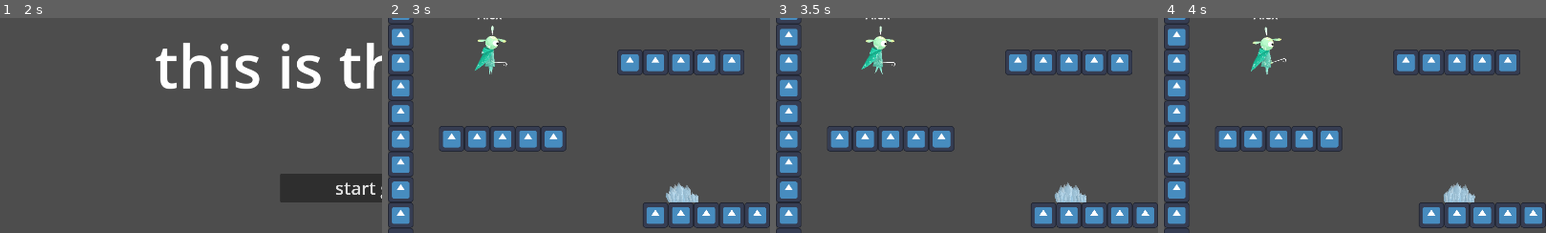
Above: before the commit, frames 1-4 (left to right).
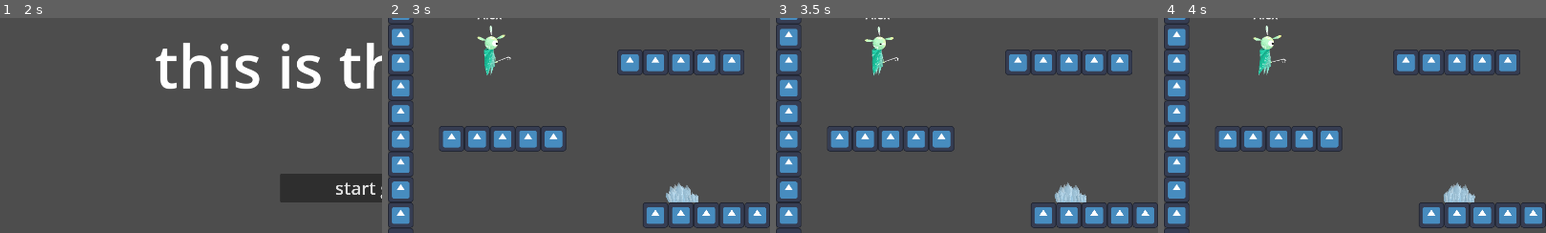
Above: after the commit, the same moments.

Repository: maticstric/cubegame
Game: Godot game, scene res://project/scenes/main_menu.tscn
The game is run twice, just before and just after one commit, with the same random seed, the same clock (stepped at 60 frames per second) and the same inputs. The engine's default icon, where the game draws it, is replaced by a stand-in: a white triangle on a blue panel in a dark square.
Inputs (mouse positions are % of the whole screen's width and height, from its top left):
- Up to frame 1 (2 s): click (50, 50) at 0.52 s; type "Alex" at 0.6 s; click "host" at 1.25 s
- Up to frame 2 (3 s): click "start game" at 2 s; hold D (right) from 2.78 s (still down); hold Space (jump) from 2.78 s (still down)
- Up to frame 3 (3.5 s): keep holding D (right); keep holding Space (jump)
- Up to frame 4 (4 s): keep holding D (right); release Space (jump) at 3.53 s; tap Space (jump) at 3.6, 3.77 s
The pictures show only the part of the screen within x 0-50%, y 10-60%; the shares and areas given below are measured in that part.

Frame 1 is identical in both runs. In frame 2, 0.6% of the frame differs, in the area x 22-33%, y 3-27%; in frame 3, 0.5%; in frame 4, 0.6%, in the area x 22-32%, y 3-27%.
Error before the commit: Invalid operands 'float' and 'Vector2' in operator '+'. (res://project/scripts/player.gd:22)
Error after the commit: Invalid operands 'float' and 'Vector2' in operator '+'. (res://project/scripts/player.gd:23)

Commit message:
Making landing and leaping work but breaking everything in the process

Diff:
--- a/project/scenes/objects/starherder.tscn
+++ b/project/scenes/objects/starherder.tscn
@@ -4849,7 +4849,7 @@
 position = Vector2(130.207, -14.701)
 rotation = -0.417058
 scale = Vector2(0.999983, 0.999984)
-skew = -1.33514e-05
+skew = -1.38283e-05
 rest = Transform2D(0.887006, -0.461758, 0.461758, 0.887006, 130.207, -14.701)
 auto_calculate_length_and_angle = false
 length = 55.347
@@ -4865,7 +4865,7 @@
 position = Vector2(154.105, -16.481)
 rotation = -0.479976
 scale = Vector2(0.99986, 0.99986)
-skew = -1.23978e-05
+skew = -1.27554e-05
 rest = Transform2D(0.887006, -0.461758, 0.461758, 0.887006, 154.105, -16.481)
 auto_calculate_length_and_angle = false
 length = 55.347
@@ -4889,7 +4889,7 @@
 position = Vector2(108.618, -7.94479)
 rotation = -0.377644
 scale = Vector2(0.999989, 0.999989)
-skew = -1.43051e-05
+skew = -1.45435e-05
 rest = Transform2D(0.846119, -0.532995, 0.532995, 0.846119, 108.618, -7.94479)
 auto_calculate_length_and_angle = false
 length = 68.462
--- a/project/scripts/player.gd
+++ b/project/scripts/player.gd
@@ -12,11 +12,12 @@
 
 var authority
 
+signal jumped
 
 func _physics_process(delta):
 
 	if authority:
-		$AnimationPlayer.handle_animation(velocity)
+		$AnimationPlayer.handle_animation()
 
 		velocity.x = get_input_velocity() * move_speed
 		velocity.y += get_gravity() * delta
@@ -40,7 +41,7 @@
 
 		position = new_pos
 
-		$AnimationPlayer.handle_animation(vel)
+		$AnimationPlayer.handle_animation()
 
 
 func make_player_state():
@@ -54,15 +55,16 @@
 	var vel_y = velocity.y
 
 	return {
-		"T": time,                 # Time stamp
-		"PX": pos_x,               # Position x
-		"PY": pos_y,               # Position y
-		"VX": vel_x,               # Velocity x
-		"VY": vel_y                # Velocity y
+		"T": time,         # Time stamp
+		"PX": pos_x,       # Position x
+		"PY": pos_y,       # Position y
+		"VX": vel_x,       # Velocity x
+		"VY": vel_y        # Velocity y
 	}
 
 
 func jump():
+	jumped.emit()
 	velocity.y = jump_velocity
 
 
--- a/project/scripts/player_animation.gd
+++ b/project/scripts/player_animation.gd
@@ -1,22 +1,36 @@
 extends AnimationPlayer
 
+@onready var player = get_parent()
 
-func handle_animation(velocity):
-	if velocity.length() == 0:
-		play("IDLE")
+var grounded = true
+var idle = true
+
+func _ready():
+	player.jumped.connect(_on_jumped)
+
+
+func handle_animation():
+
+	if player.is_on_floor():
+		if not grounded:
+			play("LAND")
+
+		grounded = true
 	else:
+		grounded = false
 
-		if velocity.x < 0:
+	if player.velocity.length() == 0:
+		queue("IDLE")
+	else:
+		if player.velocity.x < 0:
 			horizontal_flip(-1)
-		elif velocity.x > 0:
+		elif player.velocity.x > 0:
 			horizontal_flip(1)
 
-		if velocity.y < 0:
-			play("RISE")
-		elif velocity.y > 0:
+		if player.velocity.y > 0:
 			play("FALL")
-		elif velocity.x != 0:
-			play("WALK")
+		elif player.velocity.x != 0:
+			queue("WALK")
 
 
 func horizontal_flip(horizontal_direction):
@@ -25,3 +39,8 @@
 
 	polygons.scale.x = abs(polygons.scale.x) * horizontal_direction
 	skeleton2d.scale.x = abs(skeleton2d.scale.x) * horizontal_direction
+
+
+func _on_jumped():
+	play("LEAP")
+	queue("RISE")
Not shown: 1 places in project/scenes/objects/starherder.tscn that only renumber resources
